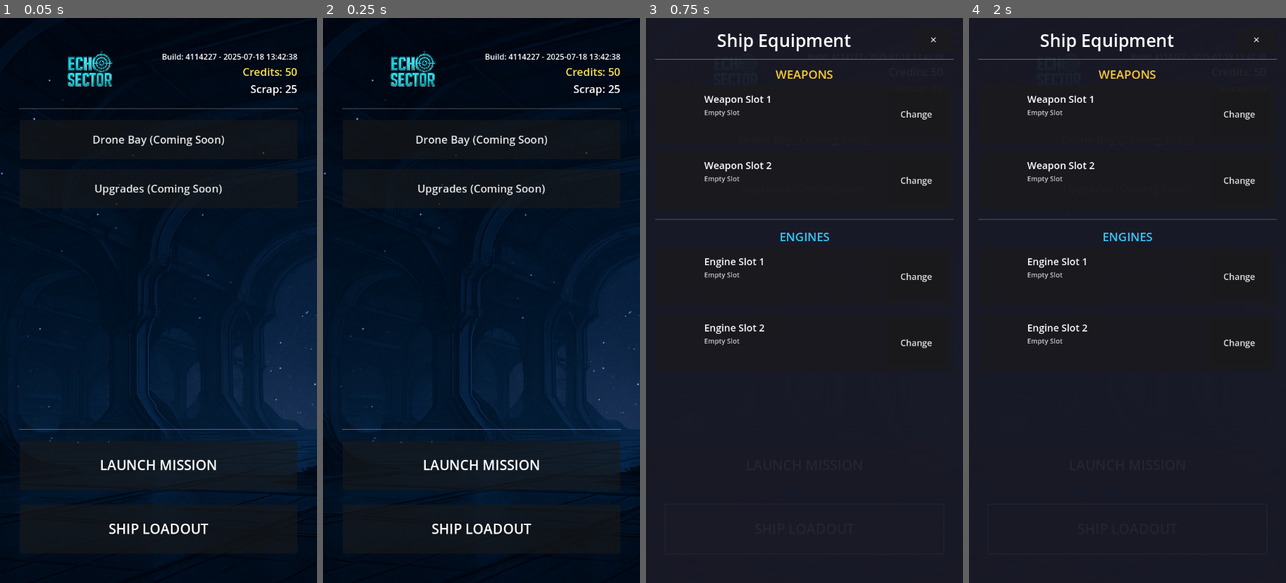
Above: before the commit, frames 1-4 (left to right).
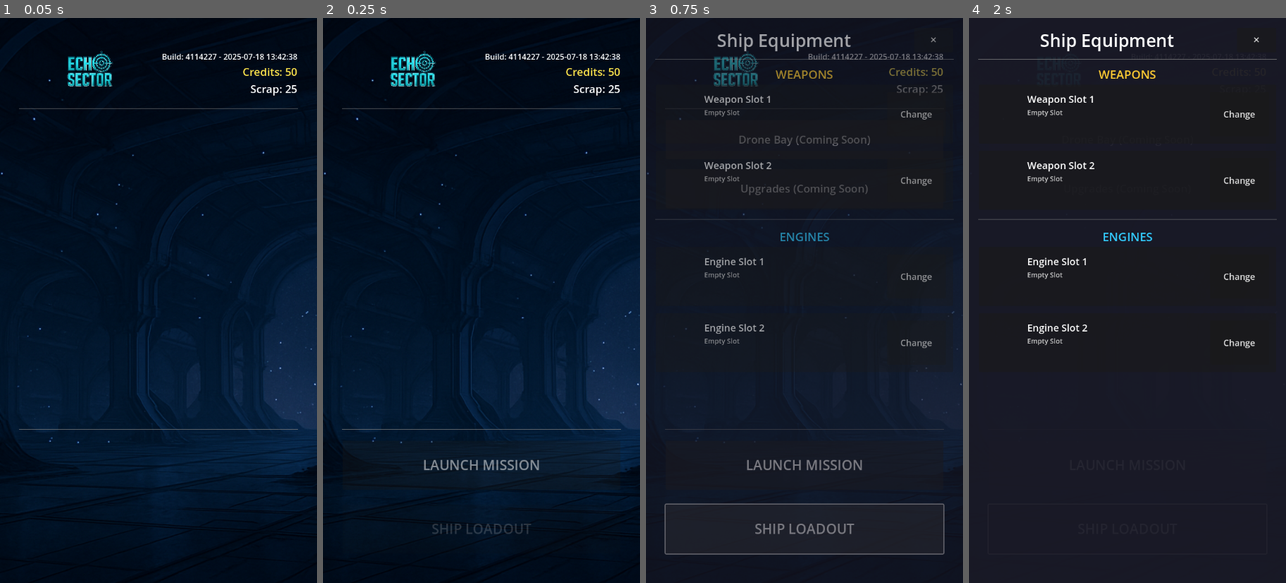
Above: after the commit, the same moments.

Repository: samjhill/echo-sector
Game: Godot game, scene res://scenes/menus/hangar.tscn
Same seed, same stepped clock (60 frames per second), same inputs: the game is played once before the commit and once after it.
Inputs:
- Up to frame 1 (0.05 s): no input
- Up to frame 2 (0.25 s): no input
- Up to frame 3 (0.75 s): click "SHIP LOADOUT" at 0.5 s
- Up to frame 4 (2 s): click "LAUNCH MISSION" at 1.25 s

The runs differ from the first frame. In frame 1, 1.8% of the frame differs, in the area x 15-94%, y 20-92%; in frame 2, 1.3%; in frame 3, 3.9%, in the area x 0-100%, y 2-95%; in frame 4, nothing differs.

Commit message:
add animations for scene transitions

Diff:
--- a/scripts/ui/hangar.gd
+++ b/scripts/ui/hangar.gd
@@ -1,44 +1,81 @@
 extends Control
 
+@onready var launch_button = $MainContainer/ActionSection/LaunchButton
 @onready var ship_loadout_button = $MainContainer/ActionSection/ShipLoadoutButton
+@onready var drone_panel = $MainContainer/ComingSoonSection/DronePanel
+@onready var upgrade_panel = $MainContainer/ComingSoonSection/UpgradePanel
 @onready var ship_loadout_panel = $ShipEquipmentScreen
-@onready var logo = $MainContainer/TopSection/Logo
+@onready var build_label = $MainContainer/TopSection/TopRight/BuildLabel
 @onready var credits_label = $MainContainer/TopSection/TopRight/CreditsLabel
 @onready var scrap_label = $MainContainer/TopSection/TopRight/ScrapLabel
-@onready var build_label = $MainContainer/TopSection/TopRight/BuildLabel
 
 func _ready():
 	PlayerData.load_game()
 	build_label.text = "Build: " + BuildVersion.BUILD_VERSION + " - " + BuildVersion.BUILD_TIMESTAMP
-	# Update labels with current data
 	credits_label.text = "Credits: " + str(PlayerData.credits)
 	scrap_label.text = "Scrap: " + str(PlayerData.scrap)
 
 	# Connect button signals
+	launch_button.pressed.connect(_on_launch_button_pressed)
 	ship_loadout_button.pressed.connect(_on_ship_loadout_button_pressed)
 
-	# Connect launch button
-	var launch_button = $MainContainer/ActionSection/LaunchButton
-	launch_button.pressed.connect(_on_launch_button_pressed)
+	# Simple entrance animations
+	_animate_ui_elements()
+
+func _animate_ui_elements():
+	# Start with all elements invisible
+	launch_button.modulate.a = 0.0
+	ship_loadout_button.modulate.a = 0.0
+	drone_panel.modulate.a = 0.0
+	upgrade_panel.modulate.a = 0.0
+
+	# Animate them in with a slight delay
+	var tween = create_tween()
+	tween.set_parallel(true)
+
+	tween.tween_property(launch_button, "modulate:a", 1.0, 0.3).set_delay(0.1)
+	tween.tween_property(ship_loadout_button, "modulate:a", 1.0, 0.3).set_delay(0.2)
+	tween.tween_property(drone_panel, "modulate:a", 1.0, 0.3).set_delay(0.3)
+	tween.tween_property(upgrade_panel, "modulate:a", 1.0, 0.3).set_delay(0.4)
+
+func _on_launch_button_pressed():
+	# Simple fade out before scene change
+	var tween = create_tween()
+	tween.tween_property(self, "modulate:a", 0.0, 0.3)
+	tween.tween_callback(func(): get_tree().change_scene_to_file("res://scenes/game/node_2d.tscn"))
 
 func _on_ship_loadout_button_pressed():
 	ship_loadout_panel.visible = true
 	ship_loadout_panel.populate_equipment_screen()
 
-func _on_launch_button_pressed():
+	# Simple fade in for the equipment screen
+	ship_loadout_panel.modulate.a = 0.0
+	var tween = create_tween()
+	tween.tween_property(ship_loadout_panel, "modulate:a", 1.0, 0.3)
+
+func _on_equipment_screen_closed():
+	ship_loadout_panel.visible = false
+
+func _on_launch_game_pressed():
 	# Check if player has proper equipment
-	var equipped_weapons = PlayerData.get_equipped_weapons()
-	var equipped_engines = PlayerData.equipped_components.get("engine", [])
+	var has_weapon = false
+	var has_engine = false
 
-	# Check if player has at least one weapon and one engine
-	var has_weapon = equipped_weapons.size() > 0 and equipped_weapons[0] != null
-	var has_engine = equipped_engines.size() > 0 and equipped_engines[0] != null
+	for weapon in PlayerData.equipped_weapons:
+		if weapon != null:
+			has_weapon = true
+			break
+
+	for engine in PlayerData.equipped_engines:
+		if engine != null:
+			has_engine = true
+			break
 
 	if not has_weapon or not has_engine:
-		# Route to equipment screen if missing equipment
-		ship_loadout_panel.visible = true
-		ship_loadout_panel.populate_equipment_screen()
+		print("Please equip at least one weapon and one engine before launching!")
 		return
 
 	# If properly equipped, launch the game
-	get_tree().change_scene_to_file("res://scenes/game/node_2d.tscn")
+	var tween = create_tween()
+	tween.tween_property(self, "modulate:a", 0.0, 0.3)
+	tween.tween_callback(func(): get_tree().change_scene_to_file("res://scenes/game/node_2d.tscn"))
Not shown, added: autoload/transition_manager.gd.uid
